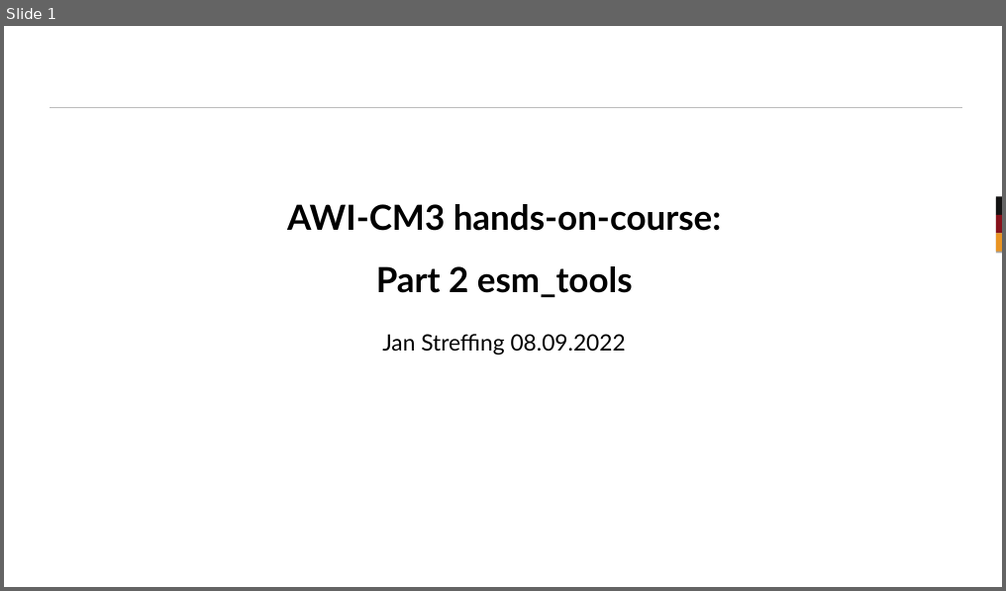
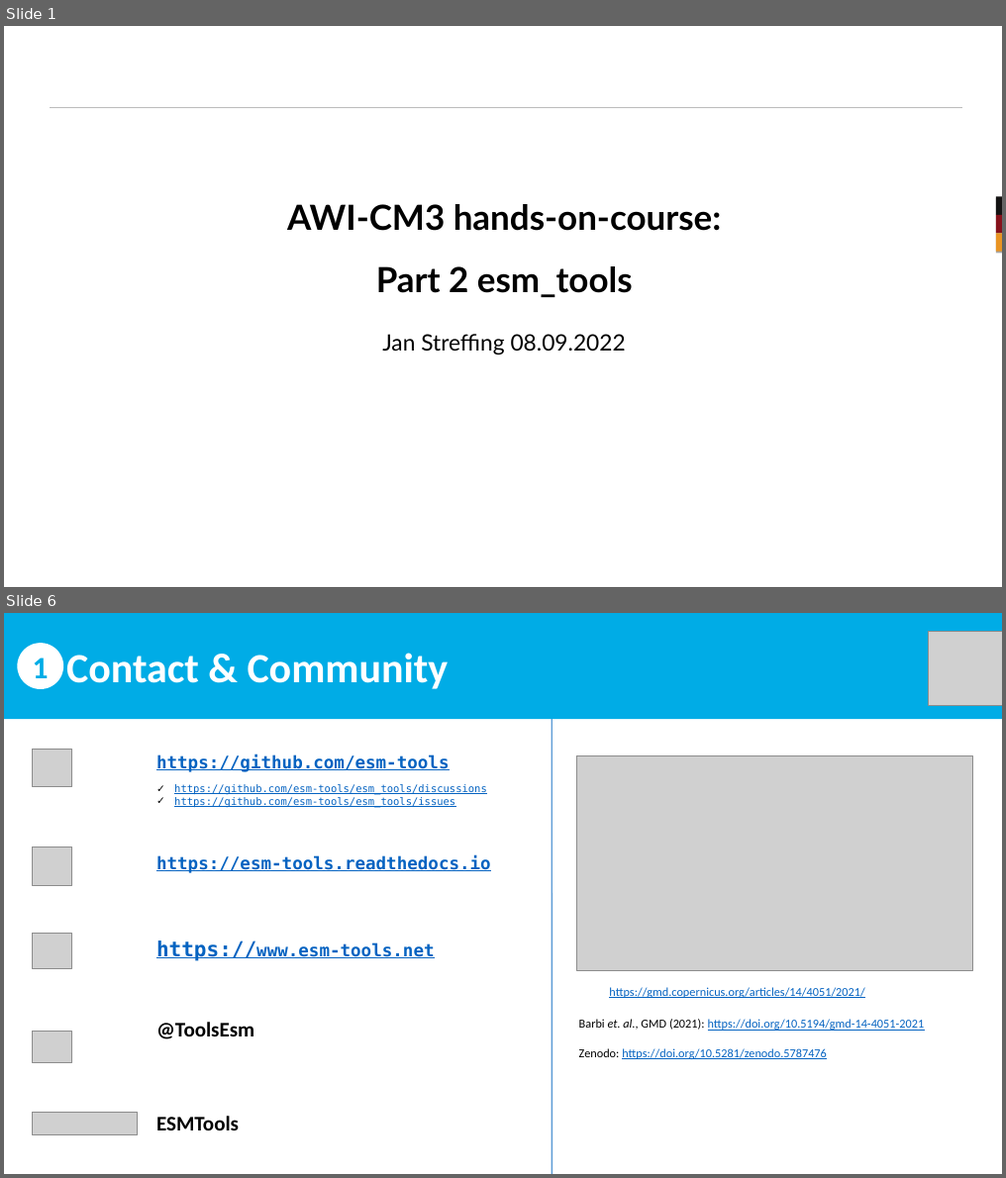
Before and after one commit to AWI-CM3/hands-on-course, a slide deck: 02_install_esm_tools.odp. Shown one above the other, each under a label of ours: slide 1 before the commit, slides 1 and 6 after it; the slides between them are not shown. The pictures are 1006x591 and 1006x1178 pixels, drawn with LibreOffice and Linux fonts; fonts in the diff are those of the drawing; grey boxes stand for pictures; background and template pictures are left out. Boxes give left, top, right and bottom in pixels: in the first picture for what was removed or moved away, otherwise in the second. Text is boxed around its words. In the diff, an @@ line names an element or a change of style, - is before the commit and + after.

```diff
--- a/02_install_esm_tools.odp
+++ b/02_install_esm_tools.odp
@@ slide 6 added at (x1=4, y1=613, x2=1002, y2=1174), background #FFFFFF @@
@@ rectangle added at (x1=4, y1=613, x2=1002, y2=719), fill #00ACE6, 48 pt, text #FFFFFF, bold @@
+Contact & Community
@@ picture added at (x1=929, y1=631, x2=1002, y2=705) @@
@@ ellipse added at (x1=17, y1=643, x2=63, y2=689), fill #FFFFFF, 36 pt, text #00ACE6, bold @@
+1
@@ line added from (551, 719) to (551, 1174), #5B9BD5 1.5 pt @@
@@ picture added at (x1=32, y1=749, x2=72, y2=787) @@
@@ text added at (x1=156, y1=755, x2=487, y2=808), 12 pt, text #0563C1, underline @@
+https://github.com/esm-tools
+✓ https://github.com/esm-tools/esm_tools/discussions
+✓ https://github.com/esm-tools/esm_tools/issues
@@ picture added at (x1=576, y1=756, x2=973, y2=970) @@
@@ picture added at (x1=32, y1=847, x2=72, y2=885) @@
@@ text added at (x1=156, y1=857, x2=491, y2=873), 20 pt, text #0563C1, bold, underline @@
+https://esm-tools.readthedocs.io
@@ picture added at (x1=32, y1=934, x2=72, y2=969) @@
@@ text added at (x1=156, y1=941, x2=434, y2=961), 20 pt, text #0563C1, bold, underline @@
+https://www.esm-tools.net
@@ text added at (x1=609, y1=987, x2=864, y2=998), 14 pt, text #0563C1, underline @@
+https://gmd.copernicus.org/articles/14/4051/2021/
@@ text added at (x1=156, y1=1022, x2=254, y2=1040), 24 pt, text #000000, bold @@
+@ToolsEsm
@@ text added at (x1=579, y1=1019, x2=925, y2=1059), 14 pt, text #0563C1, underline @@
+Barbi et. al., GMD (2021): https://doi.org/10.5194/gmd-14-4051-2021
+Zenodo: https://doi.org/10.5281/zenodo.5787476
@@ picture added at (x1=32, y1=1031, x2=72, y2=1062) @@
@@ picture added at (x1=32, y1=1112, x2=137, y2=1136) @@
@@ text added at (x1=156, y1=1116, x2=239, y2=1131), 24 pt, text #000000, bold @@
+ESMTools
```
Also in this commit, not shown: 6 other slides added, 2 other files.
